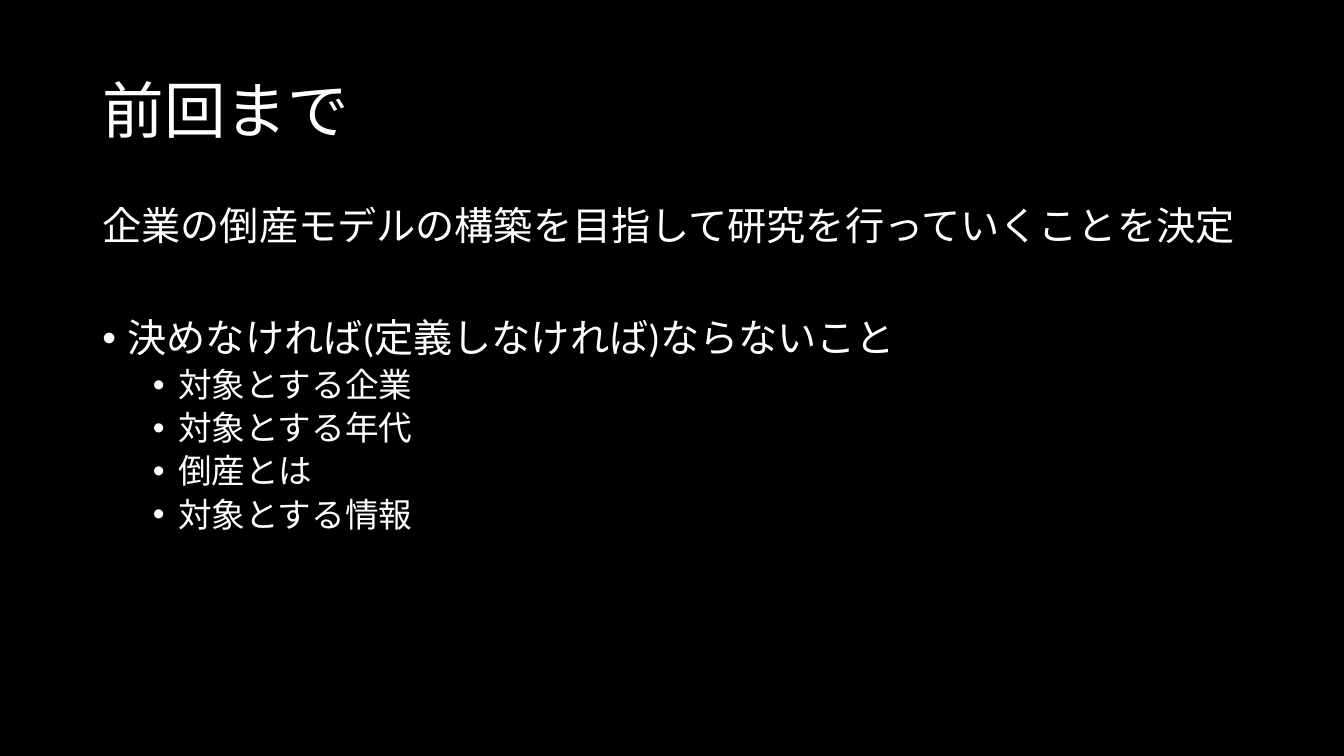
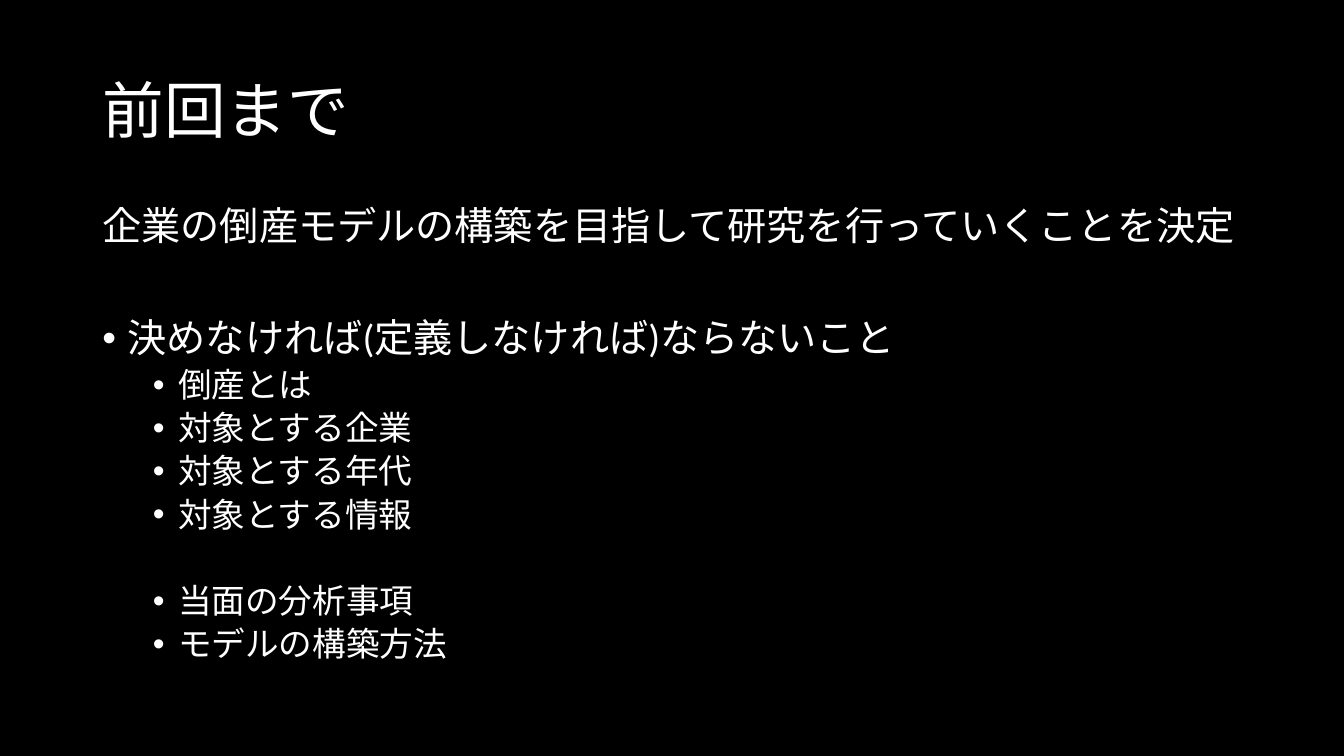
Before and after one commit to MAGA-Phantom/OperationSotsuron, a slide deck: slide 2 of 倒産の研究(仮).pptx. Drawn at 1344x756 pixels with LibreOffice and Linux fonts; fonts in the diff are those of the drawing. Boxes give left, top, right and bottom in pixels: in the first picture for what was removed or moved away, otherwise in the second. Text is boxed around its words. In the diff, an @@ line names an element or a change of style, - is before the commit and + after.

```diff
--- a/倒産の研究(仮).pptx
+++ b/倒産の研究(仮).pptx
@@ text at bbox=[178, 368, 312, 400]: paragraph added @@
+  • 倒産とは
@@ text at bbox=[178, 454, 312, 486]: paragraph removed @@
-  • 倒産とは
@@ text at bbox=[178, 584, 447, 659]: paragraphs added @@
+  • 当面の分析事項
+  • モデルの構築方法
```
Also in this commit, not shown: 6 other slides changed, 5 slides added.
